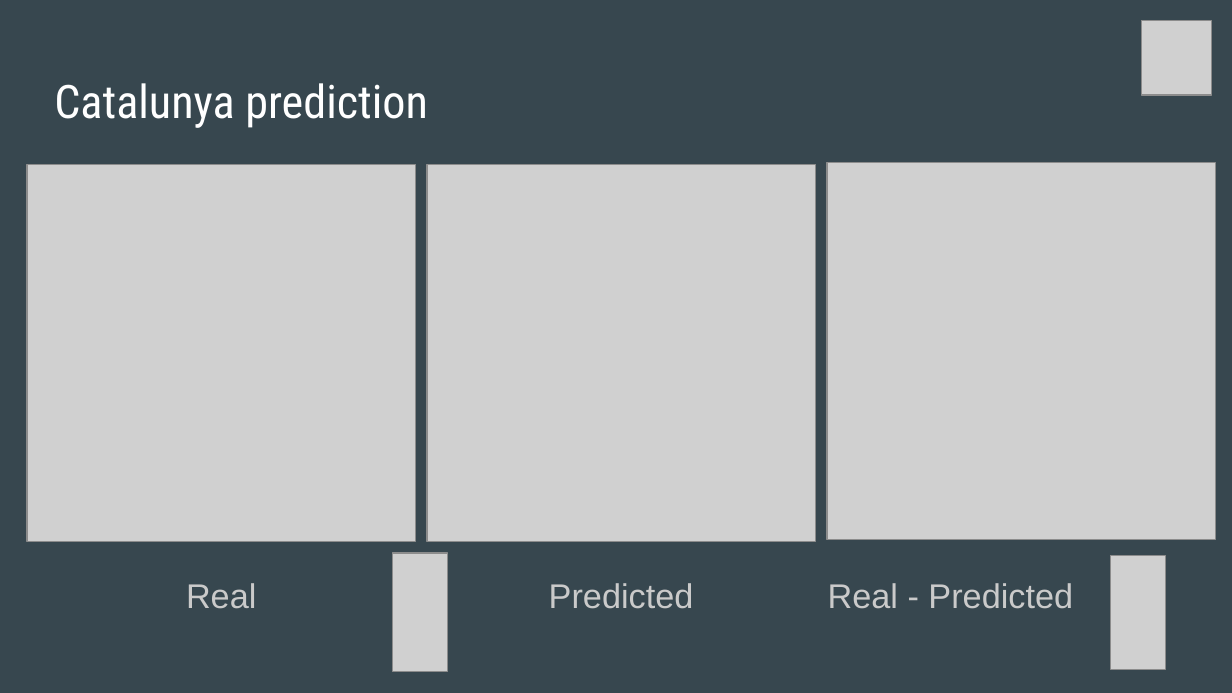
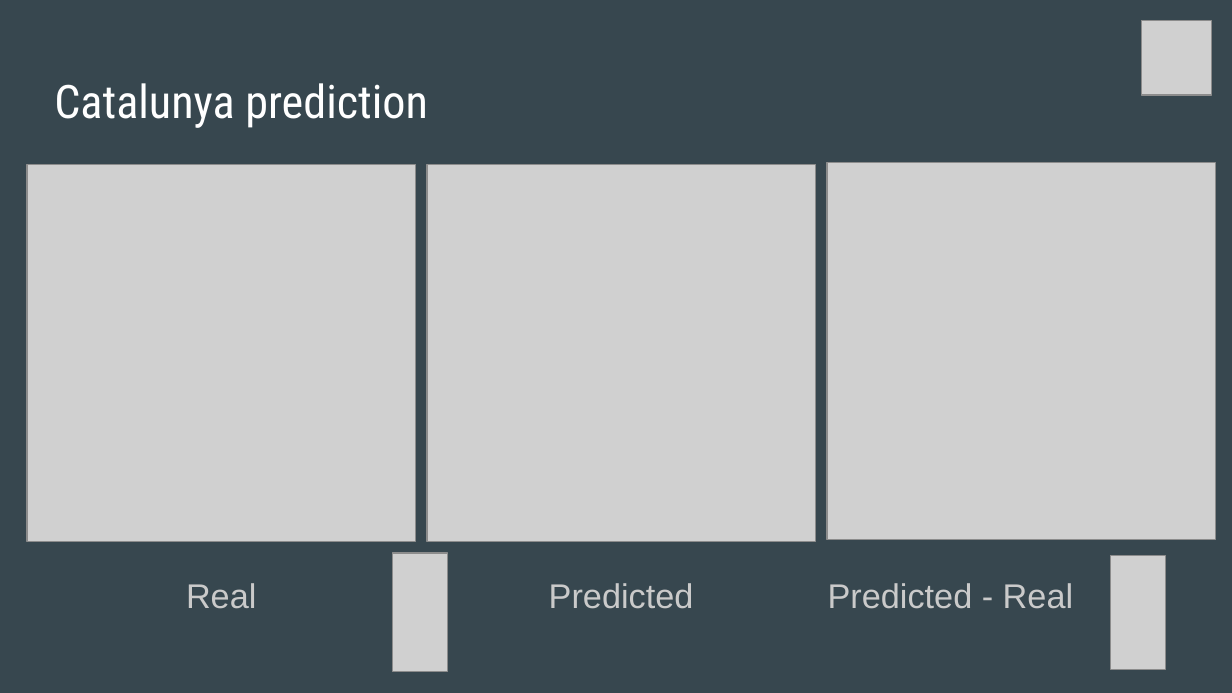
Before and after one commit to GFire-UAB/CC-Prediction, a slide deck: slide 2 of Updates Slides/Actualització 30_10.pptx. Drawn at 1232x693 pixels with LibreOffice and Linux fonts; fonts in the diff are those of the drawing; grey boxes stand for pictures. Boxes give left, top, right and bottom in pixels: in the first picture for what was removed or moved away, otherwise in the second. Text is boxed around its words. In the diff, an @@ line names an element or a change of style, - is before the commit and + after.

```diff
--- a/Updates Slides/Actualització 30_10.pptx
+++ b/Updates Slides/Actualització 30_10.pptx
@@ text at box(828, 583, 1073, 609): text changed @@
-Real - Predicted
+Predicted - Real
```
Also in this commit, not shown: 1 other file.
